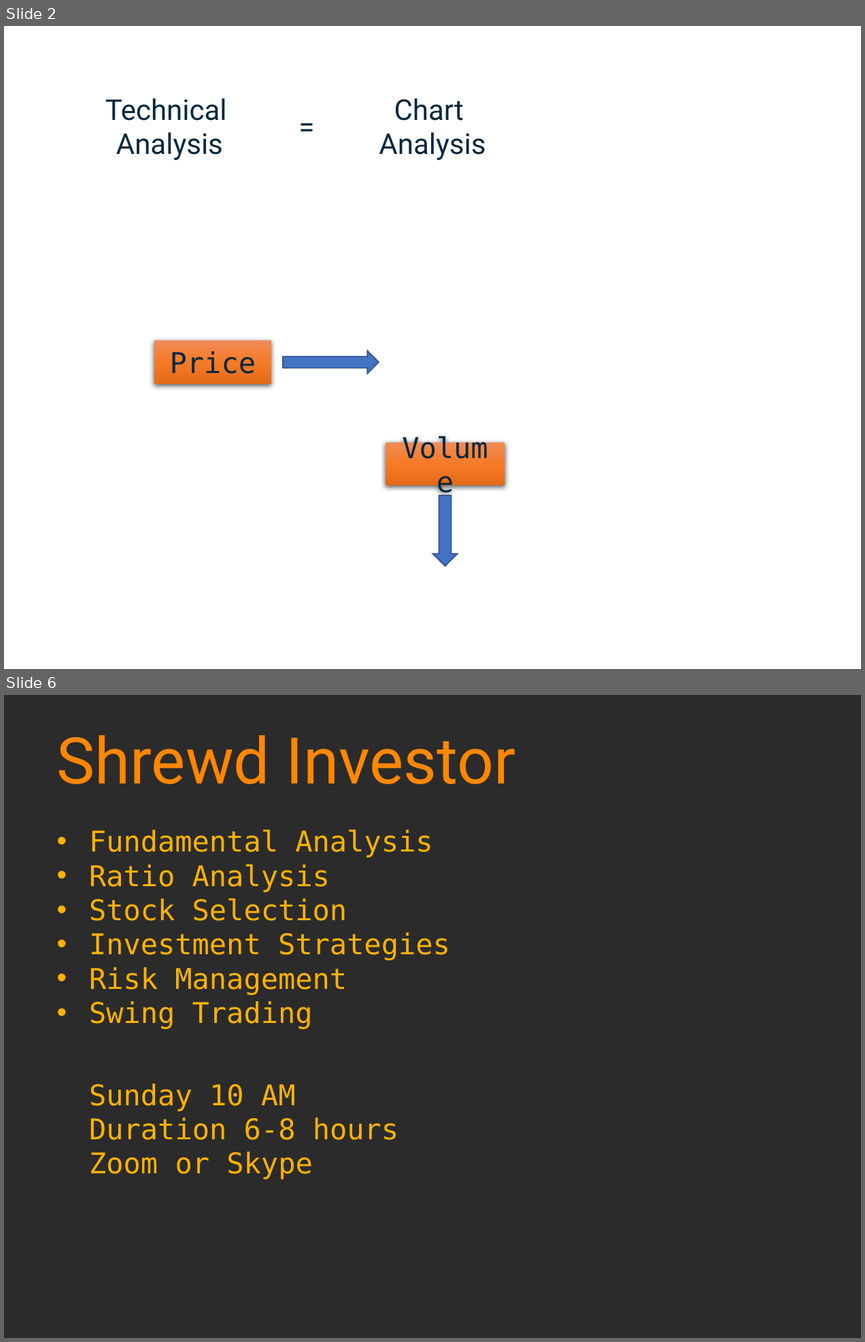
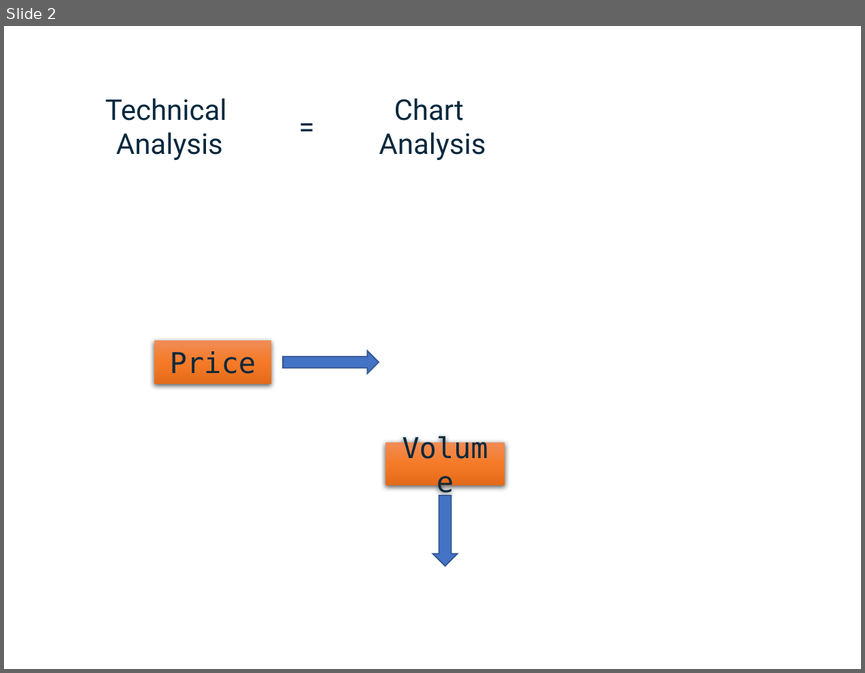
Before and after one commit to shoeb072022/SkeptiBullData, a slide deck: Introductory lecture/Technical Analysis.pptx. Shown one above the other, each under a label of ours: slides 2 and 6 before the commit, slide 2 after it; the slides between them are not shown. The pictures are 865x1342 and 865x673 pixels, drawn with LibreOffice and Linux fonts; fonts in the diff are those of the drawing; background and template pictures are left out; a plain dark background stands for a picture behind light text. Boxes give left, top, right and bottom in pixels: in the first picture for what was removed or moved away, otherwise in the second. Text is boxed around its words. In the diff, an @@ line names an element or a change of style, - is before the commit and + after.

```diff
--- a/Introductory lecture/Technical Analysis.pptx
+++ b/Introductory lecture/Technical Analysis.pptx
@@ slide 6 removed at bbox=[4, 695, 861, 1338], background picture (left out) @@
@@ text removed at bbox=[57, 735, 516, 784] @@
-Shrewd Investor
@@ text removed at bbox=[89, 830, 450, 1029] @@
-• Fundamental Analysis
-• Ratio Analysis
-• Stock Selection
-• Investment Strategies
-• Risk Management
-• Swing Trading
@@ text removed at bbox=[89, 1083, 398, 1179] @@
-Sunday 10 AM
-Duration 6-8 hours
-Zoom or Skype
```
Also in this commit, not shown: 2 slides changed, 13 slides added, 2 other slides removed, 1 other file.
